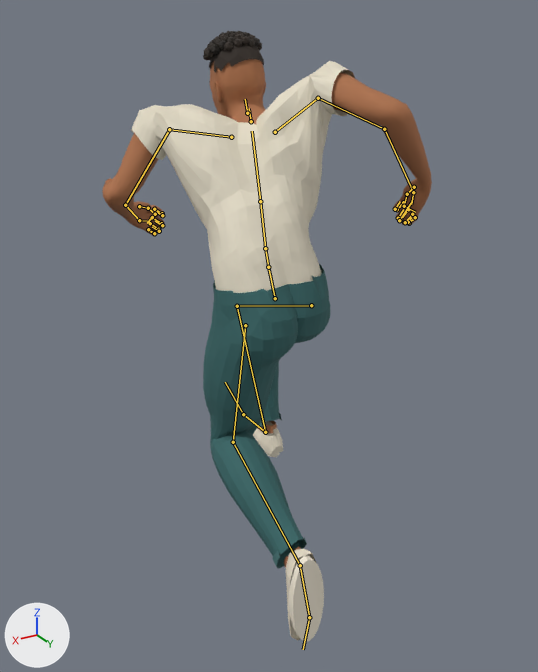
An edit to the glTF model public/assets/reference_character.glb, drawn before and after from the same camera.
One viewpoint serves both versions: a 50 mm lens placed at (1.043, 1.693, 1.73), pointed at (-0.04, -0.112, 0.827). Arrows for +X, +Y and +Z are at lower left; the lights stay in place. The picture after the commit comes second. Both versions are drawn at frame 8 of the action 'Jog'; the numbers are the values there. The bones that bend it are drawn over the model as lines.

Objects in the first picture: 'Reference_Character'.
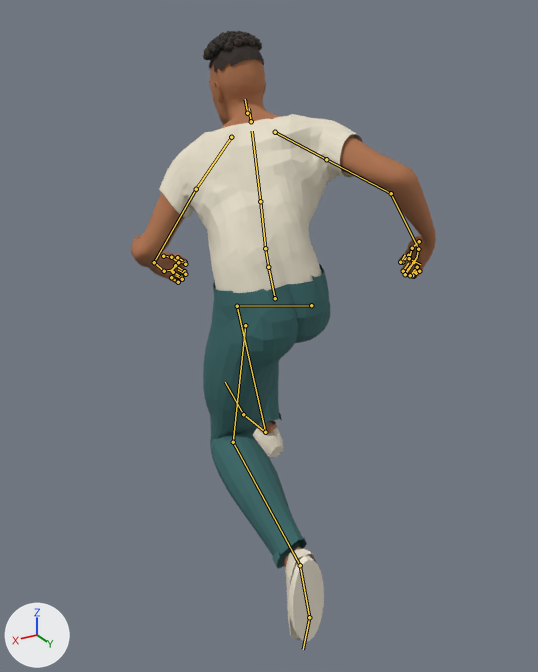
Boxes [x1, y1, x2, y2] around the edits, measured in the pictures (538 x 672 px):
```json
{"object": "Reference_Character", "change": "posed", "before": [102, 30, 432, 642], "after": [131, 30, 436, 642], "on screen": "8% narrower"}
{"bone": "mixamorig:LeftShoulder", "before": "(231, 137) to (169, 129)", "after": "(231, 137) to (196, 189)"}
{"bone": "mixamorig:LeftArm", "before": "(169, 129) to (125, 205)", "after": "(196, 189) to (154, 262)"}
{"bone": "mixamorig:RightShoulder", "before": "(275, 132) to (318, 98)", "after": "(275, 132) to (326, 159)"}
{"bone": "mixamorig:RightArm", "before": "(318, 98) to (384, 129)", "after": "(326, 159) to (391, 193)"}
```

Edits to the scene script, one JSON object a line:
```json
{"block": "bone_mixamorig_leftshoulder", "where": "bone_mixamorig_leftshoulder = bpy.data.objects['Reference_Rig'].pose.bones['mixamorig:LeftShoulder']  # child of 'mixamorig:Spine2'"}
{"op": "set", "path": "bone_mixamorig_leftshoulder.rotation_quaternion", "old": "(0.856, -0.48, 0.148, -0.124)", "new": "(1.0, 0.006, 0.007, 0.004)", "note": "degrees (-60, 8, -21) -> degrees (1, 1, 1)"}
{"block": "bone_mixamorig_leftarm", "where": "bone_mixamorig_leftarm = bpy.data.objects['Reference_Rig'].pose.bones['mixamorig:LeftArm']  # child of 'mixamorig:LeftShoulder'"}
{"op": "set", "path": "bone_mixamorig_leftarm.rotation_quaternion", "old": "(0.856, 0.513, 0.053, 0.037)", "new": "(0.987, 0.002, 0.16, -0.022)", "note": "degrees (62, 3, 7) -> degrees (0, 18, -3)"}
{"block": "bone_mixamorig_rightshoulder", "where": "bone_mixamorig_rightshoulder = bpy.data.objects['Reference_Rig'].pose.bones['mixamorig:RightShoulder']  # child of 'mixamorig:Spine2'"}
{"op": "set", "path": "bone_mixamorig_rightshoulder.rotation_quaternion", "old": "(0.858, -0.462, -0.135, 0.179)", "new": "(1.0, -0.006, 0.007, 0.006)", "note": "degrees (-57, -4, 26) -> degrees (-1, 1, 1)"}
{"block": "bone_mixamorig_rightarm", "where": "bone_mixamorig_rightarm = bpy.data.objects['Reference_Rig'].pose.bones['mixamorig:RightArm']  # child of 'mixamorig:RightShoulder'"}
{"op": "set", "path": "bone_mixamorig_rightarm.rotation_quaternion", "old": "(0.924, 0.372, -0.034, 0.075)", "new": "(0.98, -0.149, -0.071, 0.113)", "note": "degrees (43, -7, 7) -> degrees (-18, -6, 14)"}
```
